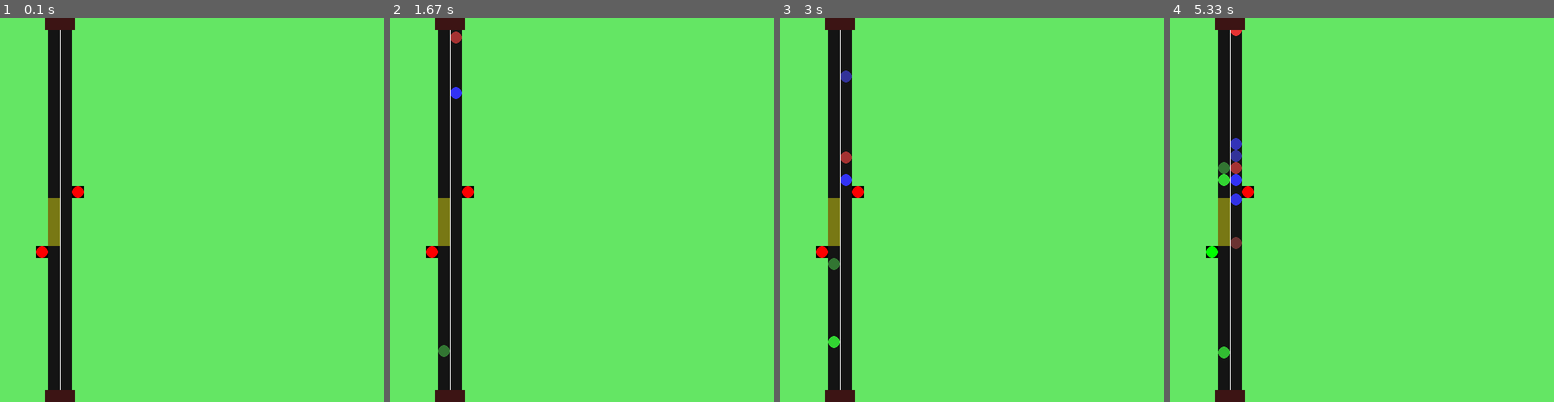
Above: before the commit, frames 1-4 (left to right).
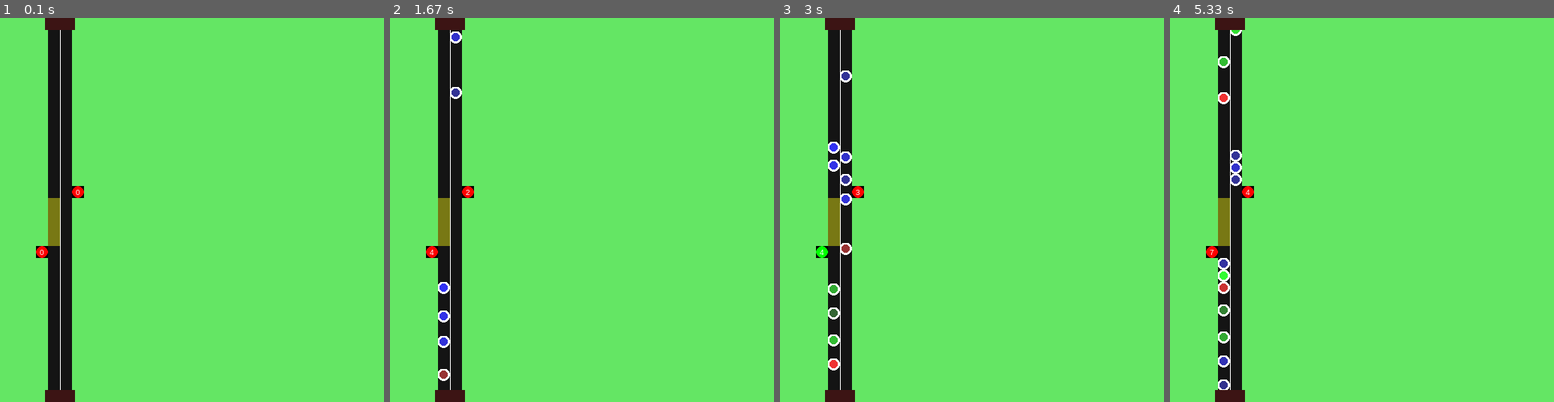
Above: after the commit, the same moments.

Repository: mitgobla/Traffic-Improvement
Game: pygame game, started from PyGame Demonstration/pygame_demonstration.py
Two runs of this game, one before a commit and one after it. Both use one fixed random seed, a clock stepped at 60 frames per second and the inputs below.
Inputs:
- Up to frame 1 (0.1 s): no input
- Up to frame 2 (1.67 s): no input
- Up to frame 3 (3 s): no input
- Up to frame 4 (5.33 s): no input

The runs differ from the first frame. In frame 1, less than 0.1% of the frame differs, in the area x 10-21%, y 44-62%; in frame 2, 0.6%; in frame 3, 1.0%; in frame 4, 1.4%, in the area x 9-21%, y 3-97%.

Commit message:
Improved Vehicle Behaviour

Diff:
--- a/PyGame Demonstration/pygame_demonstration.py
+++ b/PyGame Demonstration/pygame_demonstration.py
@@ -5,8 +5,13 @@
 import traceback
 import time
 
+os.environ["PYGAME_HIDE_SUPPORT_PROMPT"] = "1"
+
 import pygame
 
+pygame.init()
+pygame.font.init()
+pygame.display.set_caption("Traffic Light Management Demo")
 
 class Environment:
 
@@ -25,6 +30,9 @@
         del self.vehicles[direction][0]
         # print(direction, ":", len(self.vehicles[direction]))
 
+    def remove_last_vehicle(self, direction):
+        del self.vehicles[direction][-1]
+
     def add_vehicle(self, vehicle, direction):
         data = dict(name=vehicle.name, vehicle_obj=vehicle, direction=direction, rect=vehicle.rect)
         self.vehicles[direction].append(data)
@@ -33,11 +41,14 @@
         self.traffic_lights[direction].append(light)
 
 
+
 class TrafficLight(pygame.sprite.DirtySprite):
 
     def __init__(self, env: Environment, group: pygame.sprite.Group, direction: str):
         pygame.sprite.DirtySprite.__init__(self)
 
+
+        self.env = env
         self.image = pygame.Surface([16, 16])
         self.image.fill((0, 0, 0))
         # self.image.set_colorkey((0, 0, 0))
@@ -49,6 +60,11 @@
 
         self.frame = 0
 
+        self.font = pygame.font.SysFont("Arial", 10)
+        self.text_surf = self.font.render("0", 1, (255, 255, 255), self.current_colour)
+
+        self.text_w, self.text_h = self.text_surf.get_width(), self.text_surf.get_height()
+
         self.direction = direction
         if self.direction == "northbound":
             self.current_colour = next(self.colours)
@@ -61,18 +77,24 @@
                 self.image, self.current_colour, [0, 0, 16, 16])
             self.rect = self.rect.move(96, 224)
 
+        self.image.blit(self.text_surf, [8 - self.text_w/2, 8 - self.text_h/2])
+
     def update(self):
         self.frame += 1
-        if self.frame == 256:
+        if self.frame == 128:
             self.current_colour = next(self.colours)
             # self.image.fill(self.current_colour, rect=self.rect)
-            self.rect = pygame.draw.ellipse(
-                self.image, self.current_colour, [0, 0, 16, 16])
-            if self.direction == "northbound":
-                self.rect = self.rect.move(48, 304)
-            elif self.direction == "southbound":
-                self.rect = self.rect.move(96, 224)
             self.frame = 0
+        self.rect = pygame.draw.ellipse(
+            self.image, self.current_colour, [0, 0, 16, 16])
+        if self.direction == "northbound":
+            self.rect = self.rect.move(48, 304)
+        elif self.direction == "southbound":
+            self.rect = self.rect.move(96, 224)
+        self.text_surf = self.font.render(str(len(self.env.vehicles[self.direction])), 1, (255, 255, 255, 255), self.current_colour+(0,))
+        self.text_w, self.text_h = self.text_surf.get_width(), self.text_surf.get_height()
+        self.image.blit(self.text_surf, [8 - self.text_w/2, 8 - self.text_h/2])
+        # self.text_surf = self.font.render(str(self.frame), 1, (255, 255, 255, 255), self.current_colour+(0,))
 
 
 class Vehicle(pygame.sprite.DirtySprite):
@@ -85,8 +107,8 @@
         self.name = str(name)
 
         self.image = pygame.Surface((16, 16))
-        self.colour = random.choice([(50, 50,  random.uniform(
-            100, 255)), (50, random.uniform(100, 255), 50), (random.uniform(100, 255), 50, 50)])
+        self.colour = random.choice([(50, 50,  random.uniform(100, 255)), (50, random.uniform(100, 255), 50), (random.uniform(100, 255), 50, 50)])
+        # self.colour = (50, 50, random.uniform(100, 255))
         self.image.fill((0, 0, 0))
         self.image.set_colorkey((0, 0, 0))
 
@@ -108,8 +130,11 @@
                 self.image, self.colour, [0, 0, 16, 16])
             if len(self.env.vehicles[self.direction]) <= 14:
                 self.rect = self.rect.move(80, 0)
-            else:
-                self.rect = self.rect.move(80, (-2 - 16*(len(self.env.vehicles[self.direction])-12)))
+        pygame.draw.ellipse(self.image, (255, 255, 255), [-1, -1, 17, 17], 3)
+            # else:
+            #     # self.rect = self.rect.move(80, (-2 - 16*(len(self.env.vehicles[self.direction])-12)))
+            #     del self.env.vehicles[self.direction][-1]
+            #     self.group.remove(self)
         # self.image.fill(self.colour, rect=self.rect)
 
     def vehicle_property(self):
@@ -140,7 +165,7 @@
             elif self.rect.y == 320:
                 self.stopped = True
 
-            if self.rect.y == 224:
+            if self.rect.y < 224 and self.rect.x == 80:
                 self.rect.move_ip(-16, 0)
                 self.stopped = False
 
@@ -150,7 +175,7 @@
                     self.stopped = False
 
             if self.rect.y < 320 and not self.stopped:
-                self.rect.move_ip(0, -2)
+                self.rect.move_ip(0, -3)
                 self.stopped = False
 
             self.dirty = 1
@@ -178,7 +203,7 @@
                 self.stopped = False
 
             if self.rect.y > 208:
-                self.rect.move_ip(0, 2)
+                self.rect.move_ip(0, 3)
                 self.stopped = False
 
             self.dirty = 1
@@ -227,14 +252,14 @@
                         self.running = False
 
             if random.choice(["northbound", "southbound"]) == "northbound":
-                if random.random() < 0.05 and can_spawn_northbound == 0:
+                if random.random() < 0.25 and can_spawn_northbound == 0:
                     vehicle = Vehicle(self.env, self.vehicle_group,
                                       self.secure_random.random(), "northbound")
                     self.vehicle_group.add(vehicle)
                     self.env.add_vehicle(vehicle, "northbound")
                     can_spawn_northbound = 16
             else:
-                if random.random() < 0.05 and can_spawn_southbound == 0:
+                if random.random() < 0.025 and can_spawn_southbound == 0 and len(self.env.vehicles["southbound"]) <= 13:
                     vehicle = Vehicle(self.env, self.vehicle_group,
                                       self.secure_random.random(), "southbound")
                     self.vehicle_group.add(vehicle)
